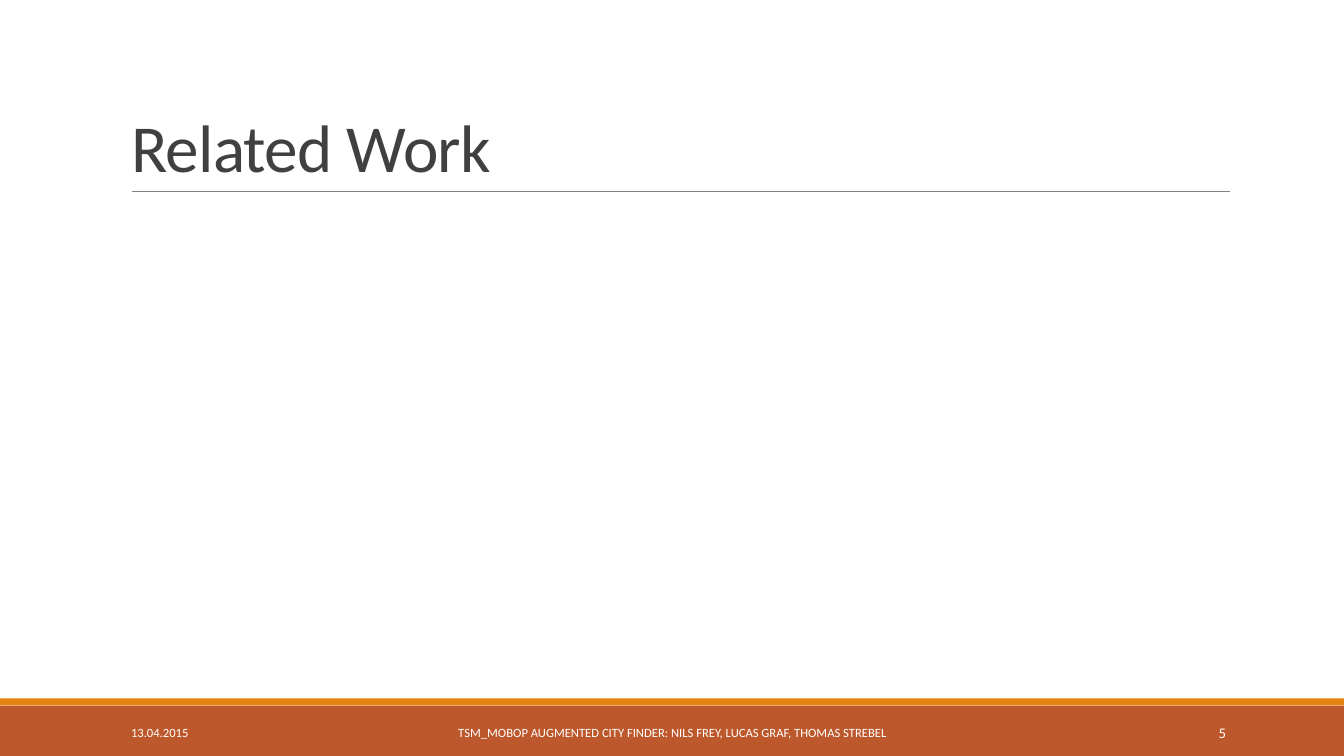
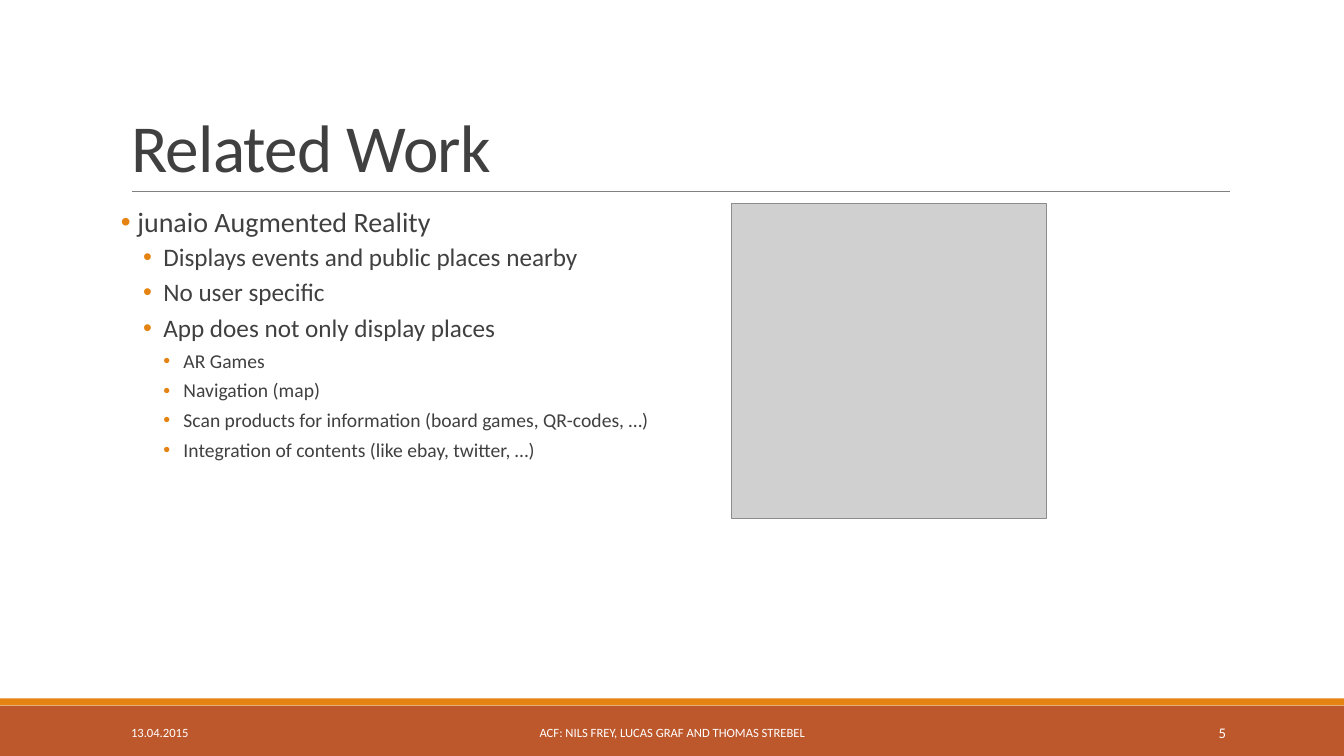
Before and after one commit to freyn42/TSM_MobOp, a slide deck: slide 5 of Presentation/TSM_MobOp Mini Project.pptx. Drawn at 1344x756 pixels with LibreOffice and Linux fonts; fonts in the diff are those of the drawing; grey boxes stand for pictures. Boxes give left, top, right and bottom in pixels: in the first picture for what was removed or moved away, otherwise in the second. Text is boxed around its words. In the diff, an @@ line names an element or a change of style, - is before the commit and + after.

Commit message:
presentation modified

```diff
--- a/Presentation/TSM_MobOp Mini Project.pptx
+++ b/Presentation/TSM_MobOp Mini Project.pptx
@@ picture added at <box>732,204,1047,518</box> @@
@@ text added at <box>137,212,624,461</box>, 14 pt, text #404040 @@
+• junaio Augmented Reality
+  • Displays events and public places nearby
+  • No user specific
+  • App does not only display places
+    • AR Games
+    • Navigation (map)
+    • Scan products for information (board games, QR-codes, …)
+    • Integration of contents (like ebay, twitter, …)
@@ text at <box>540,729,805,739</box>: text changed @@
-TSM_MOBOP AUGMENTED CITY FINDER: NILS FREY, LUCAS GRAF, THOMAS STREBEL
+ACF: NILS FREY, LUCAS GRAF AND THOMAS STREBEL
```
Also in this commit, not shown: 11 other slides changed.
